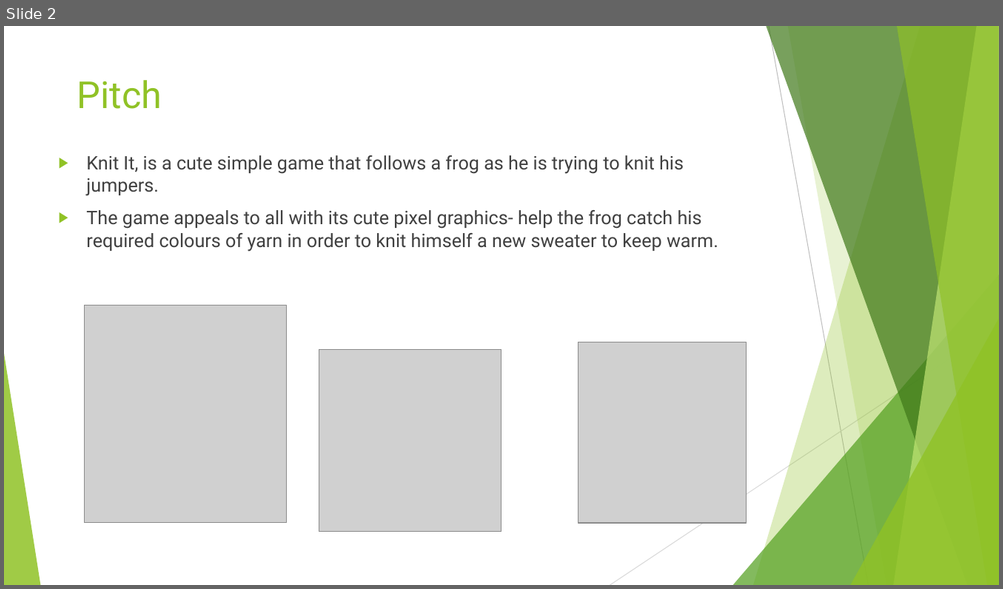
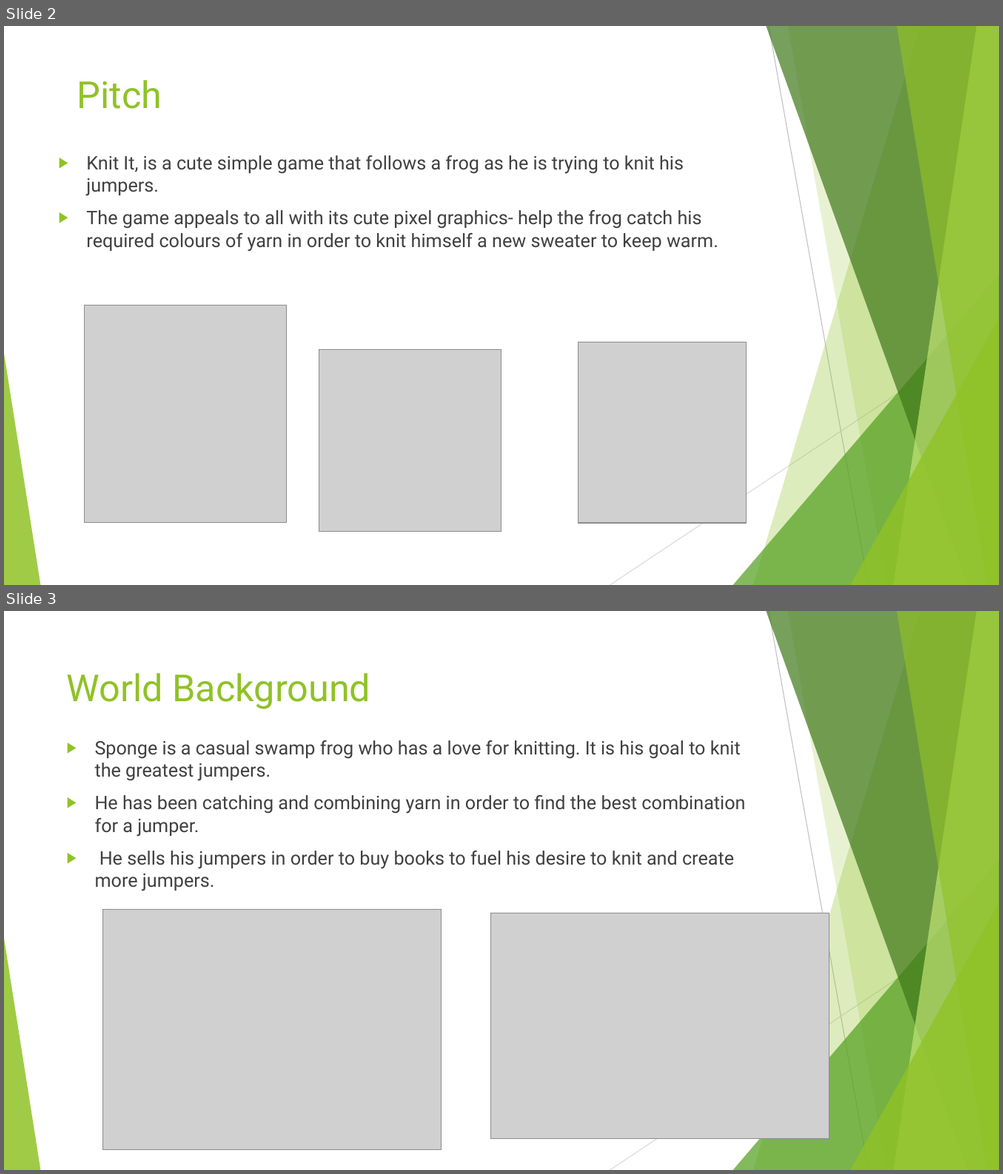
Before and after one commit to PeterLowe/concept3-ruslan-emma, a slide deck: Knit It.pptx. Shown one above the other, each under a label of ours: slide 2 before the commit, slides 2 and 3 after it. The pictures are 1003x589 and 1003x1174 pixels, drawn with LibreOffice and Linux fonts; fonts in the diff are those of the drawing; grey boxes stand for pictures. Boxes give left, top, right and bottom in pixels: in the first picture for what was removed or moved away, otherwise in the second. Text is boxed around its words. In the diff, an @@ line names an element or a change of style, - is before the commit and + after.

```diff
--- a/Knit It.pptx
+++ b/Knit It.pptx
@@ slide 3 added at [4, 611, 999, 1170], background #FFFFFF; not listed: 10 template elements that a slide beside it also shows @@
@@ title added at [67, 673, 371, 709], 36 pt, text #90C226 @@
+World Background
@@ text added at [95, 741, 745, 891], 18 pt, text #404040 @@
+▶ Sponge is a casual swamp frog who has a love for knitting. It is his goal to knit the greatest jumpers.
+▶ He has been catching and combining yarn in order to find the best combination for a jumper.
+▶ He sells his jumpers in order to buy books to fuel his desire to knit and create more jumpers.
@@ picture added at [102, 909, 441, 1150] @@
@@ picture added at [490, 914, 828, 1139] @@
```
Also in this commit, not shown: 4 other slides added.
